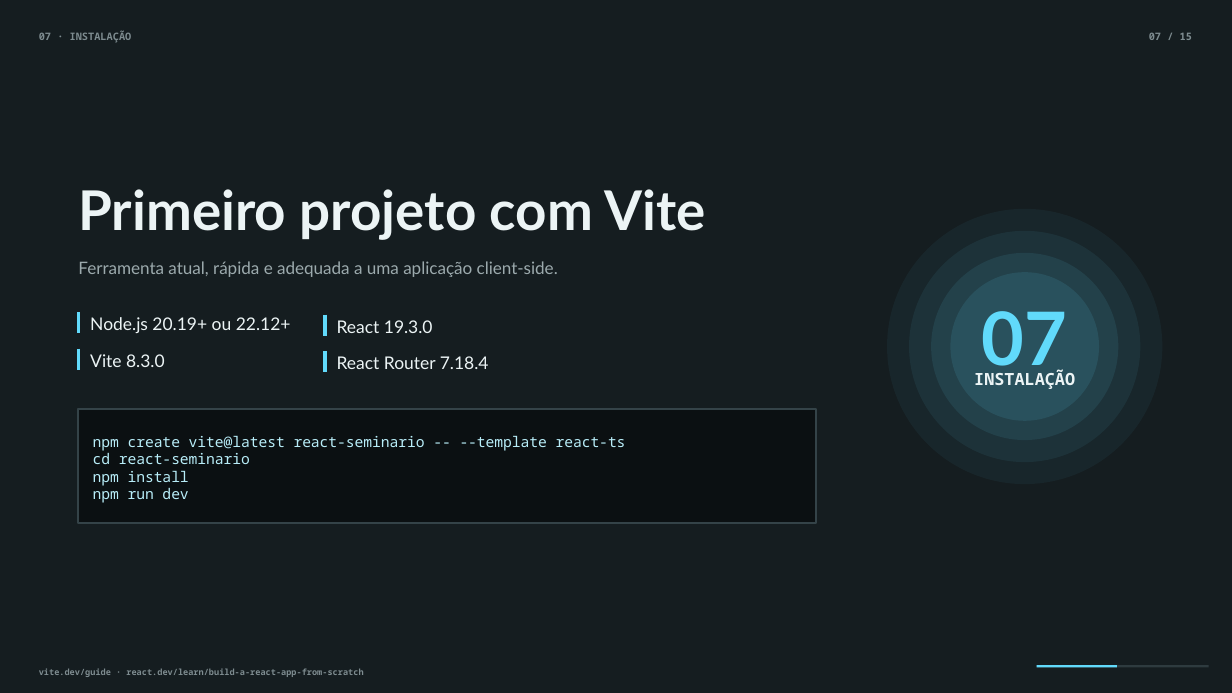
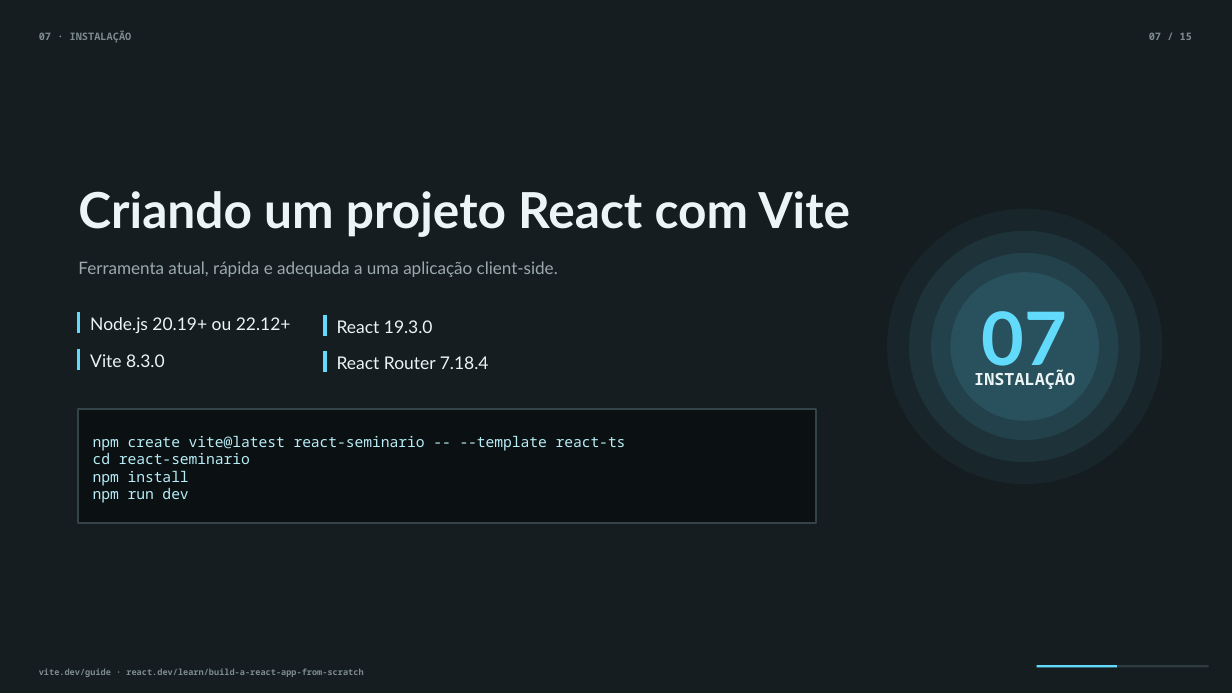
Before and after one commit to luccalck/seminario-react-2ads, a slide deck: slide 7 of ENTREGAVEIS/Seminario_React_2ADS.pptx. Drawn at 1232x693 pixels with LibreOffice and Linux fonts; fonts in the diff are those of the drawing. Boxes give left, top, right and bottom in pixels: in the first picture for what was removed or moved away, otherwise in the second. Text is boxed around its words. In the diff, an @@ line names an element or a change of style, - is before the commit and + after.

Commit message:
docs: ajusta título do slide de instalação

```diff
--- a/ENTREGAVEIS/Seminario_React_2ADS.pptx
+++ b/ENTREGAVEIS/Seminario_React_2ADS.pptx
@@ text at (78,191,850,237): text changed; size 32 to 29 pt @@
-Primeiro projeto com Vite
+Criando um projeto React com Vite
```
Also in this commit, not shown: 1 other file.
